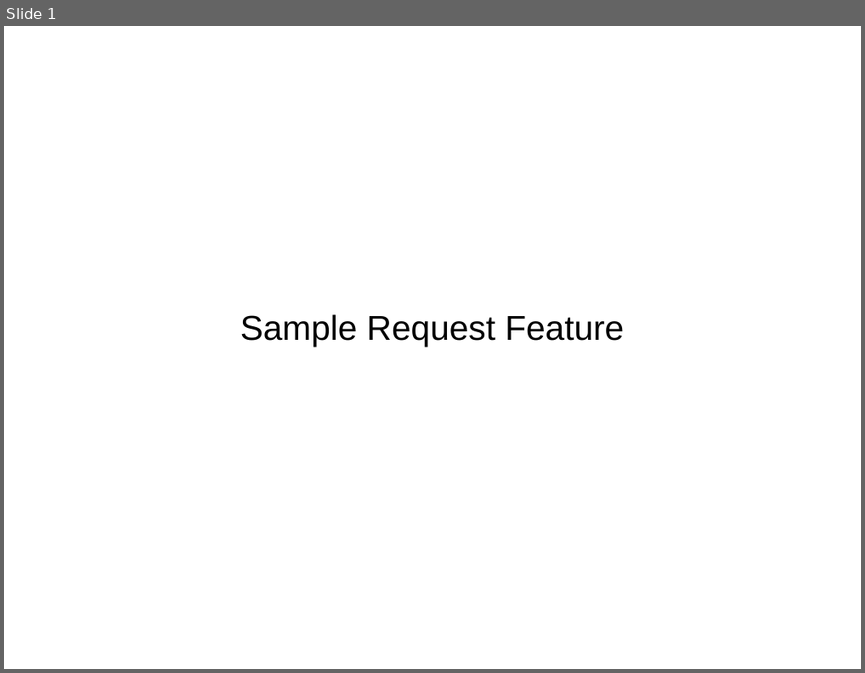
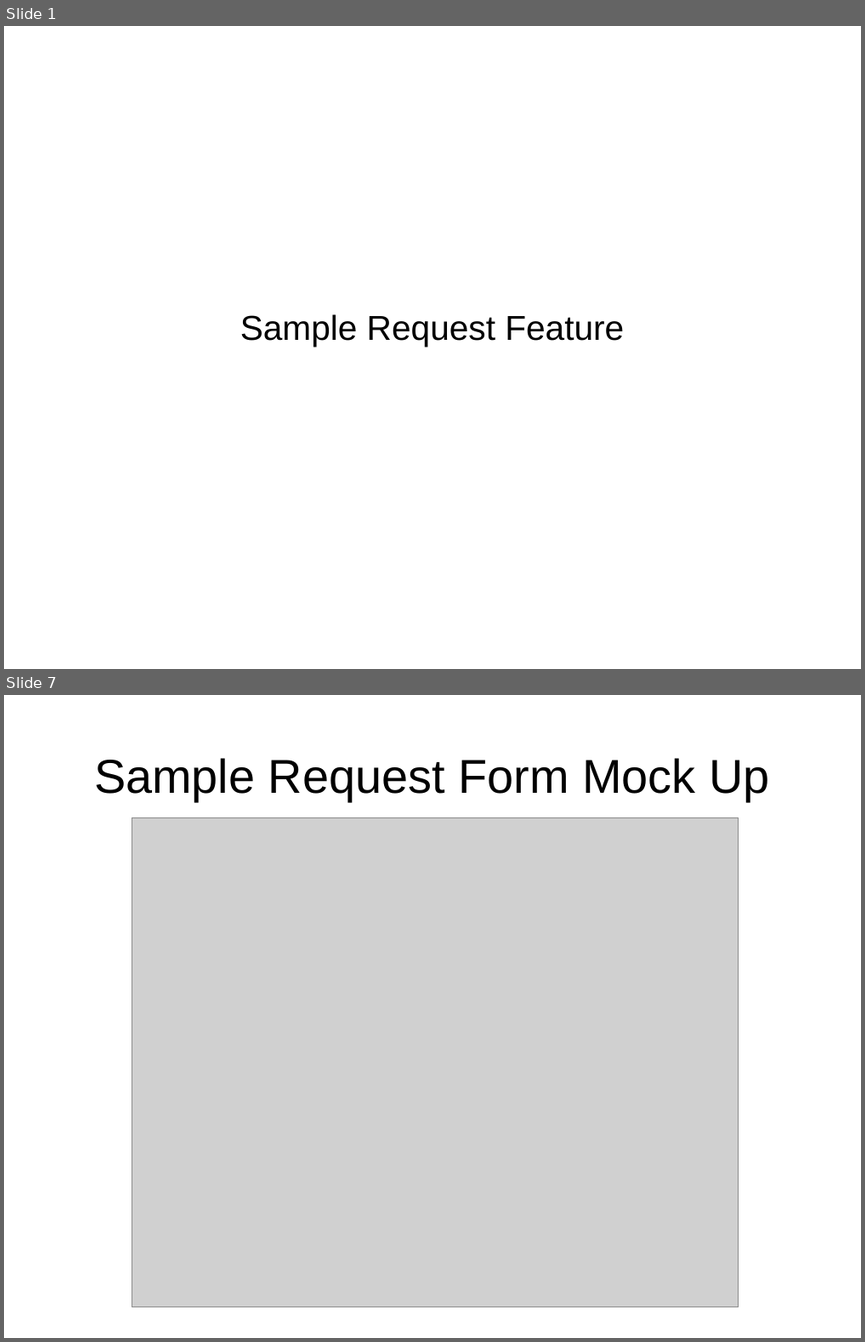
Before and after one commit to CBSR-Biobank/biobank, a slide deck: docs/sampleRequestFlowcharts.odp. Shown one above the other, each under a label of ours: slide 1 before the commit, slides 1 and 7 after it; the slides between them are not shown. The pictures are 865x673 and 865x1342 pixels, drawn with LibreOffice and Linux fonts; fonts in the diff are those of the drawing; grey boxes stand for pictures. Boxes give left, top, right and bottom in pixels: in the first picture for what was removed or moved away, otherwise in the second. Text is boxed around its words. In the diff, an @@ line names an element or a change of style, - is before the commit and + after.

```diff
--- a/docs/sampleRequestFlowcharts.odp
+++ b/docs/sampleRequestFlowcharts.odp
@@ slide 7 added at (4, 695, 861, 1338), background #FFFFFF @@
@@ title added at (94, 758, 769, 801), 44 pt, text #000000 @@
+Sample Request Form Mock Up
@@ picture added at (132, 817, 738, 1307) @@
```
Also in this commit, not shown: 2 slides changed, 3 other slides added.
